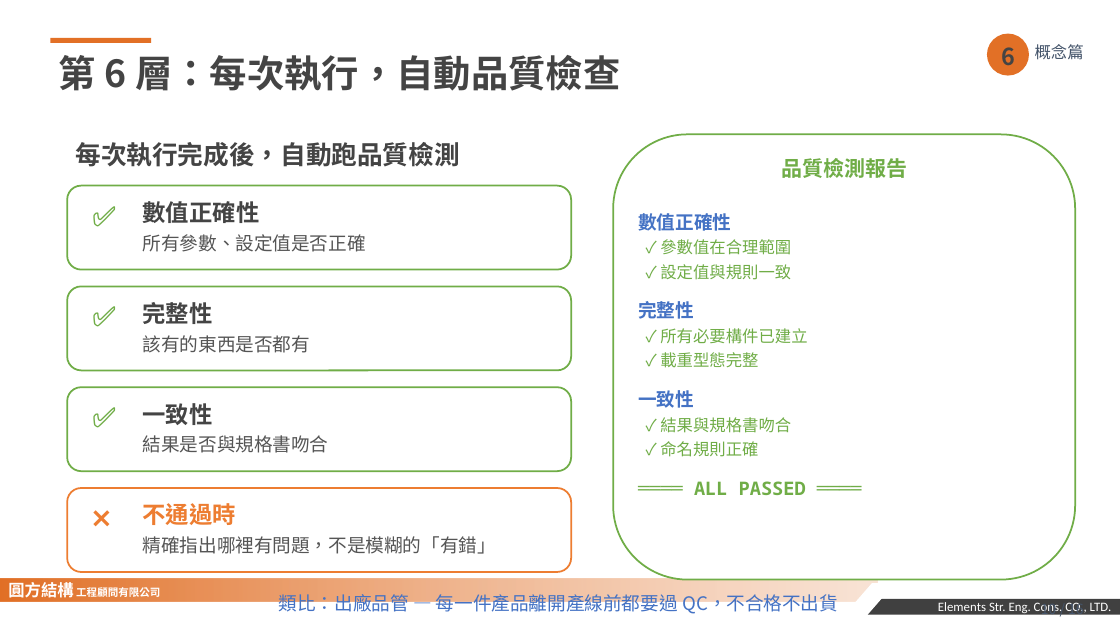
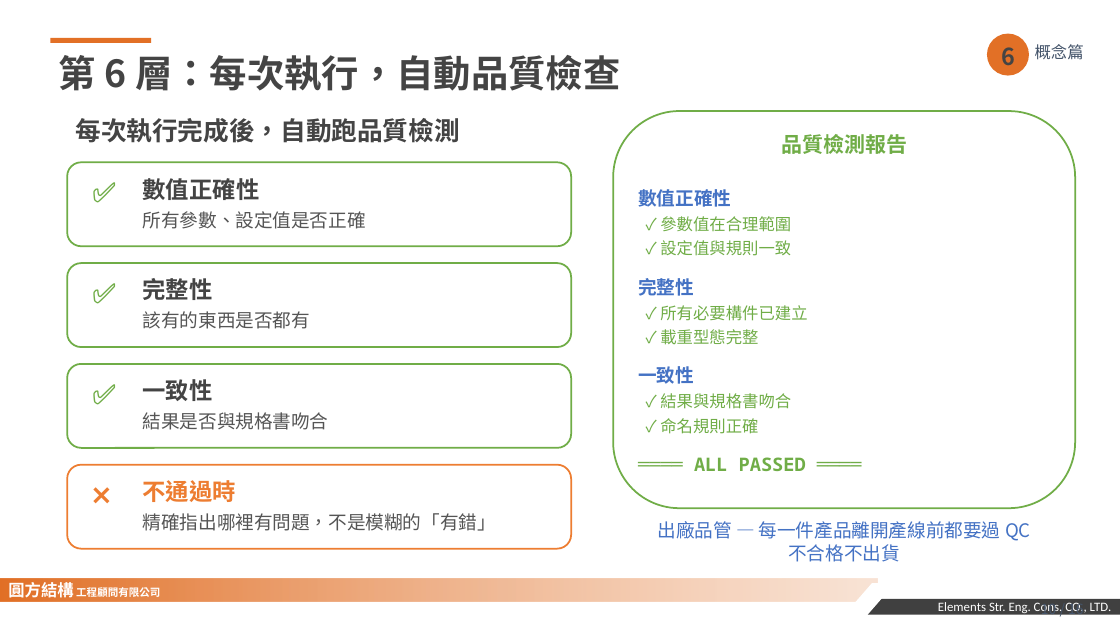
Before and after one commit to Ta30678/claude-auto-build-etabs-model, a slide deck: slide 18 of 2026-0310 AI_ETABS_自動建模系統.pptx (slide 14 before the commit). Drawn at 1120x630 pixels with LibreOffice and Linux fonts; fonts in the diff are those of the drawing; background and template pictures are left out. Boxes give left, top, right and bottom in pixels: in the first picture for what was removed or moved away, otherwise in the second. Text is boxed around its words. In the diff, an @@ line names an element or a change of style, - is before the commit and + after.

```diff
--- a/2026-0310 AI_ETABS_自動建模系統.pptx
+++ b/2026-0310 AI_ETABS_自動建模系統.pptx
@@ rounded rectangle resized from (x1=613, y1=134, x2=1075, y2=580) to (x1=613, y1=111, x2=1075, y2=508) @@
@@ 15 texts, 4 rounded rectangles moved together from (x1=67, y1=142, x2=907, y2=572) to (x1=67, y1=118, x2=907, y2=549) @@
@@ text at (x1=657, y1=521, x2=1031, y2=562): text changed @@
-類比：出廠品管 — 每一件產品離開產線前都要過 QC，不合格不出貨
+出廠品管 — 每一件產品離開產線前都要過 QC
+不合格不出貨
```
Also in this commit, not shown: 2 other slides changed, 4 slides added, 1 slide removed, 13 other files.
